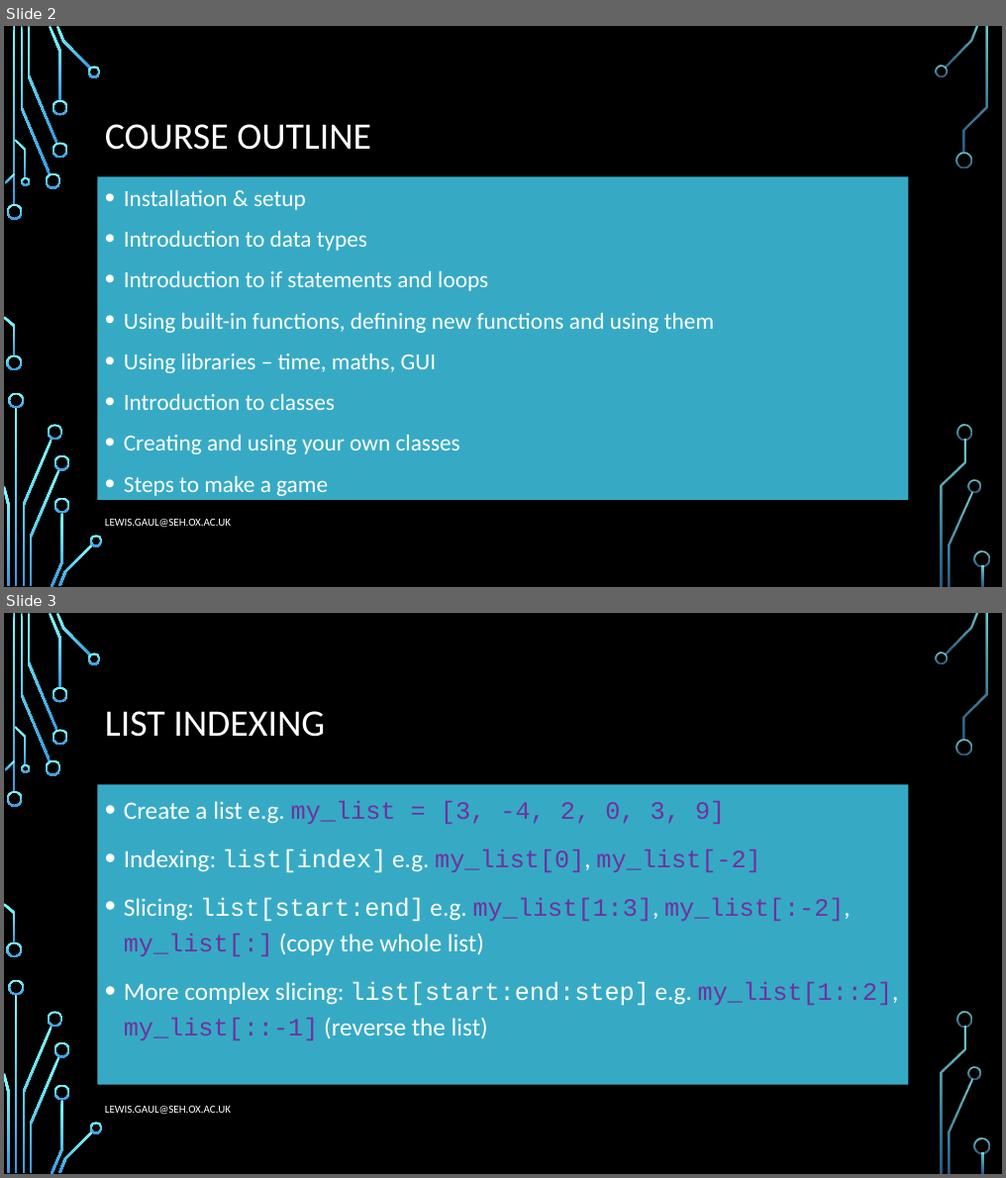
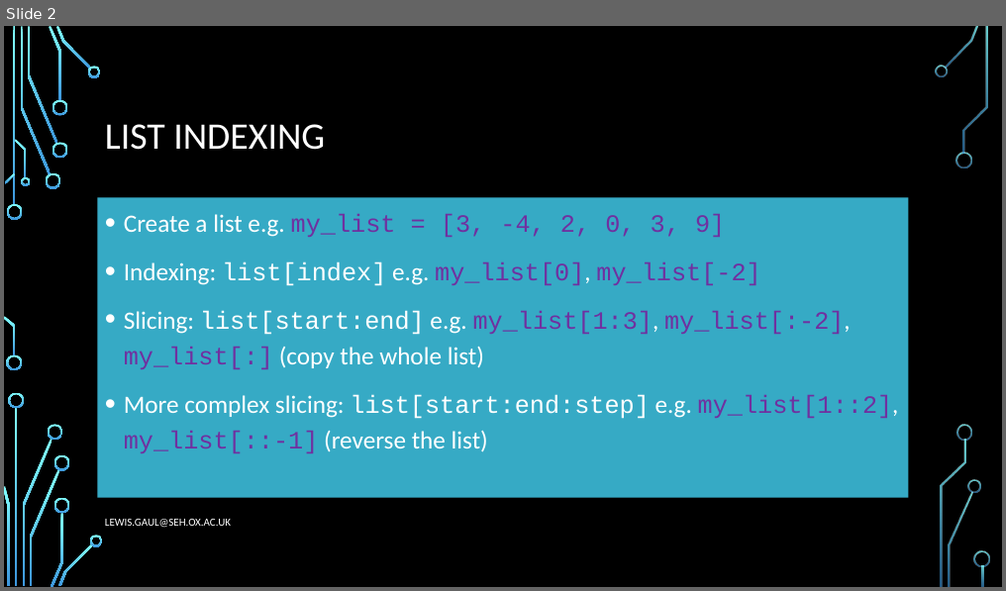
Before and after one commit to LewisGaul/python-tutorial, a slide deck: slides.pptx. Shown one above the other, each under a label of ours: slides 2 and 3 before the commit, slide 2 after it. The pictures are 1006x1178 and 1006x591 pixels, drawn with LibreOffice and Linux fonts; fonts in the diff are those of the drawing; background and template pictures are left out. Boxes give left, top, right and bottom in pixels: in the first picture for what was removed or moved away, otherwise in the second. Text is boxed around its words. In the diff, an @@ line names an element or a change of style, - is before the commit and + after.

```diff
--- a/slides.pptx
+++ b/slides.pptx
@@ slide 2 removed at box(4, 26, 1002, 587), background picture (left out); not listed: 36 template elements that a slide beside it also shows @@
@@ title removed at box(105, 124, 371, 150) @@
-COURSE OUTLINE
@@ text removed at box(98, 177, 908, 500) @@
-• Installation & setup
-• Introduction to data types
-• Introduction to if statements and loops
-• Using built-in functions, defining new functions and using them
-• Using libraries – time, maths, GUI
-• Introduction to classes
-• Creating and using your own classes
-• Steps to make a game
@@ text removed at box(105, 519, 231, 528) @@
-LEWIS.GAUL@SEH.OX.AC.UK
@@ what was slide 3 is now slide 2 @@
```
Also in this commit, not shown: 1 slide changed, 4 other files.
